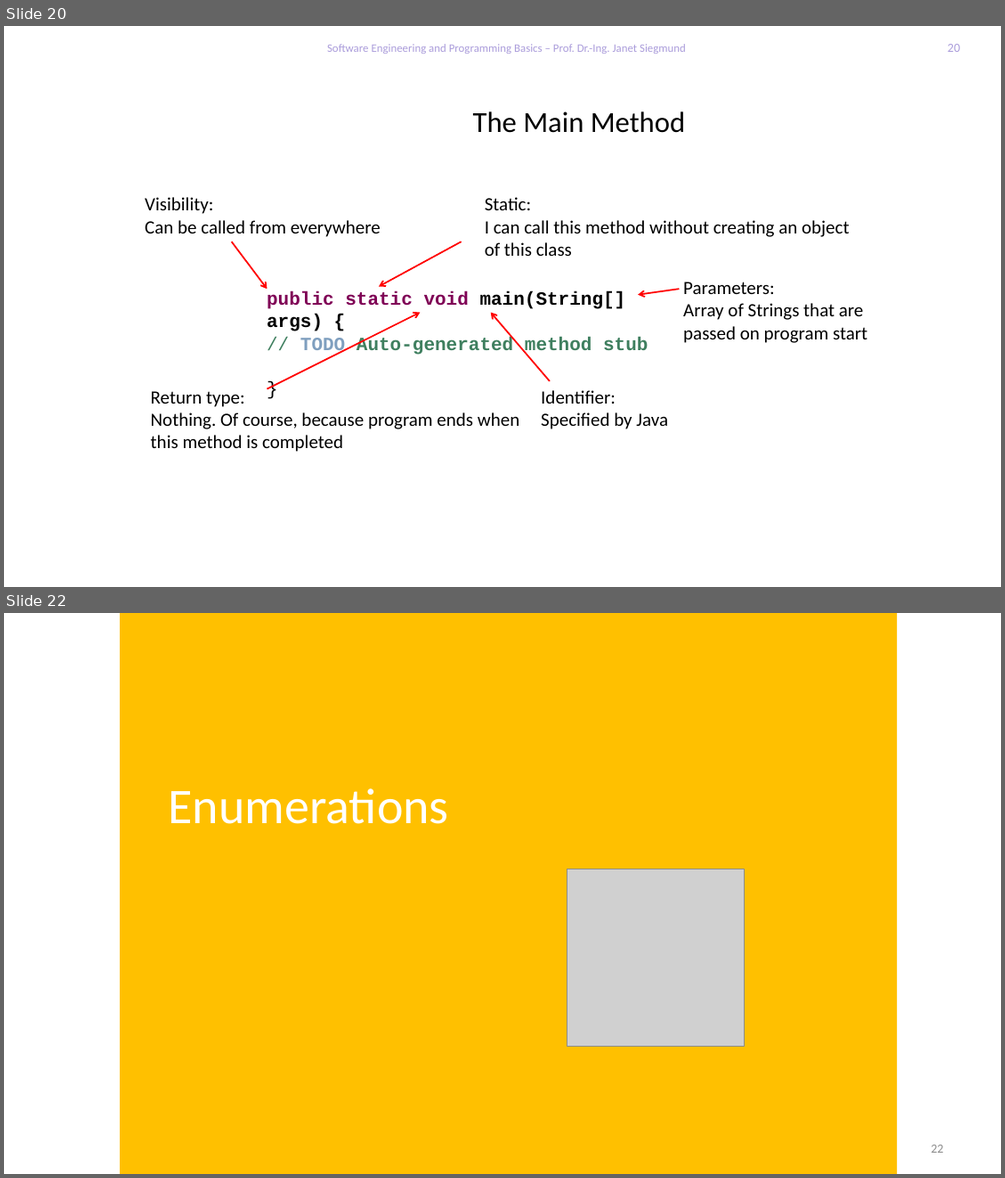
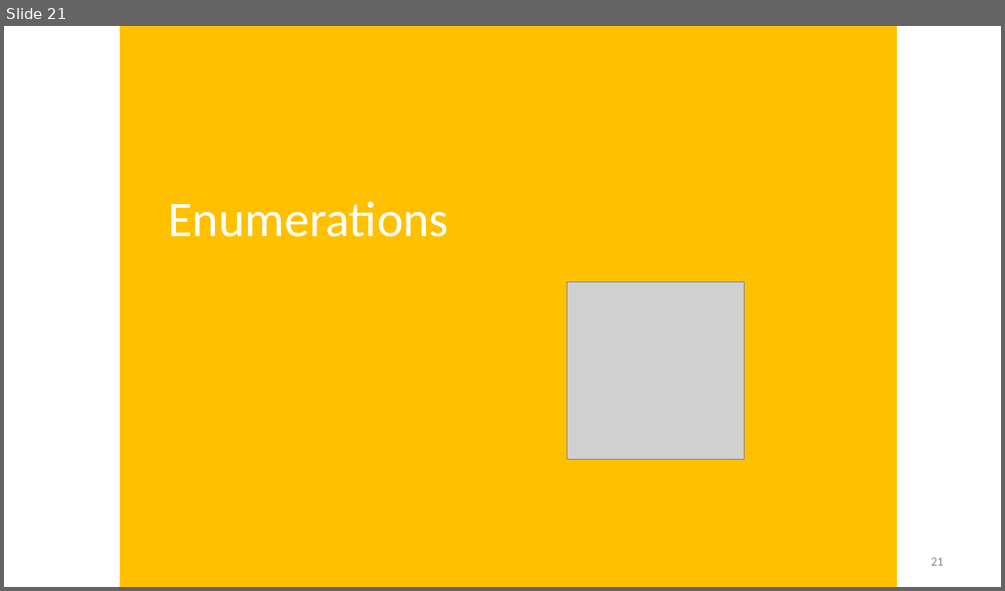
Before and after one commit to feigensp/lehre, a slide deck: se_prog/slides/07_EnumerationPackagesRecursion.pptx. Shown one above the other, each under a label of ours: slides 20 and 22 before the commit, slide 21 after it; the slides between them are not shown. The pictures are 1005x1178 and 1005x591 pixels, drawn with LibreOffice and Linux fonts; fonts in the diff are those of the drawing; grey boxes stand for pictures; background and template pictures are left out. Boxes give left, top, right and bottom in pixels: in the first picture for what was removed or moved away, otherwise in the second. Text is boxed around its words. In the diff, an @@ line names an element or a change of style, - is before the commit and + after.

```diff
--- a/se_prog/slides/07_EnumerationPackagesRecursion.pptx
+++ b/se_prog/slides/07_EnumerationPackagesRecursion.pptx
@@ slide 20 removed at [4,26,1001,587], background picture (left out) @@
@@ text removed at [327,44,686,54] @@
-Software Engineering and Programming Basics – Prof. Dr.-Ing. Janet Siegmund
@@ page number removed at [947,44,960,52] @@
-20
@@ title removed at [473,111,685,133] @@
-The Main Method
@@ text removed at [145,197,380,237] @@
-Visibility:
-Can be called from everywhere
@@ text removed at [485,197,849,256] @@
-Static:
-I can call this method without creating an object of this class
@@ arrow removed from (231, 241) to (267, 289) @@
@@ arrow removed from (461, 241) to (379, 286) @@
@@ text removed at [267,291,647,356] @@
-public static void main(String[] args) {
-// TODO Auto-generated method stub
-}
@@ arrow removed from (680, 289) to (638, 295) @@
@@ text removed at [683,281,867,343] @@
-Parameters:
-Array of Strings that are passed on program start
@@ arrow removed from (267, 389) to (420, 313) @@
@@ arrow removed from (550, 381) to (491, 313) @@
@@ text removed at [151,391,519,451] @@
-Return type:
-Nothing. Of course, because program ends when this method is completed
@@ text removed at [541,390,668,429] @@
-Identifier:
-Specified by Java
@@ what was slide 22 is now slide 21 @@
@@ page number at [930,557,943,565]: text changed @@
-22
+21
```
Also in this commit, not shown: 6 slides changed, 1 slide added, 1 other slide removed, 2 other files.
